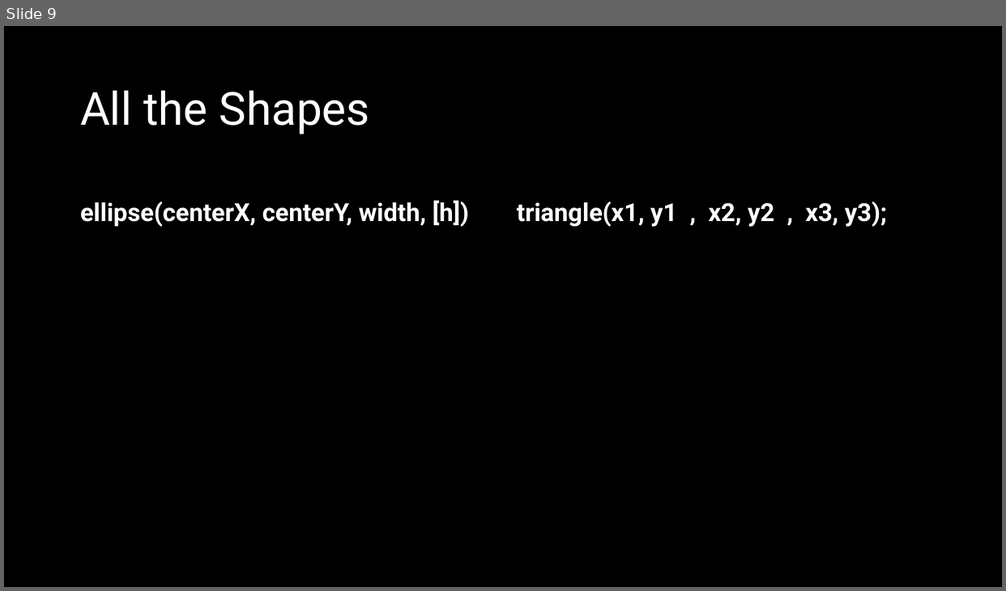
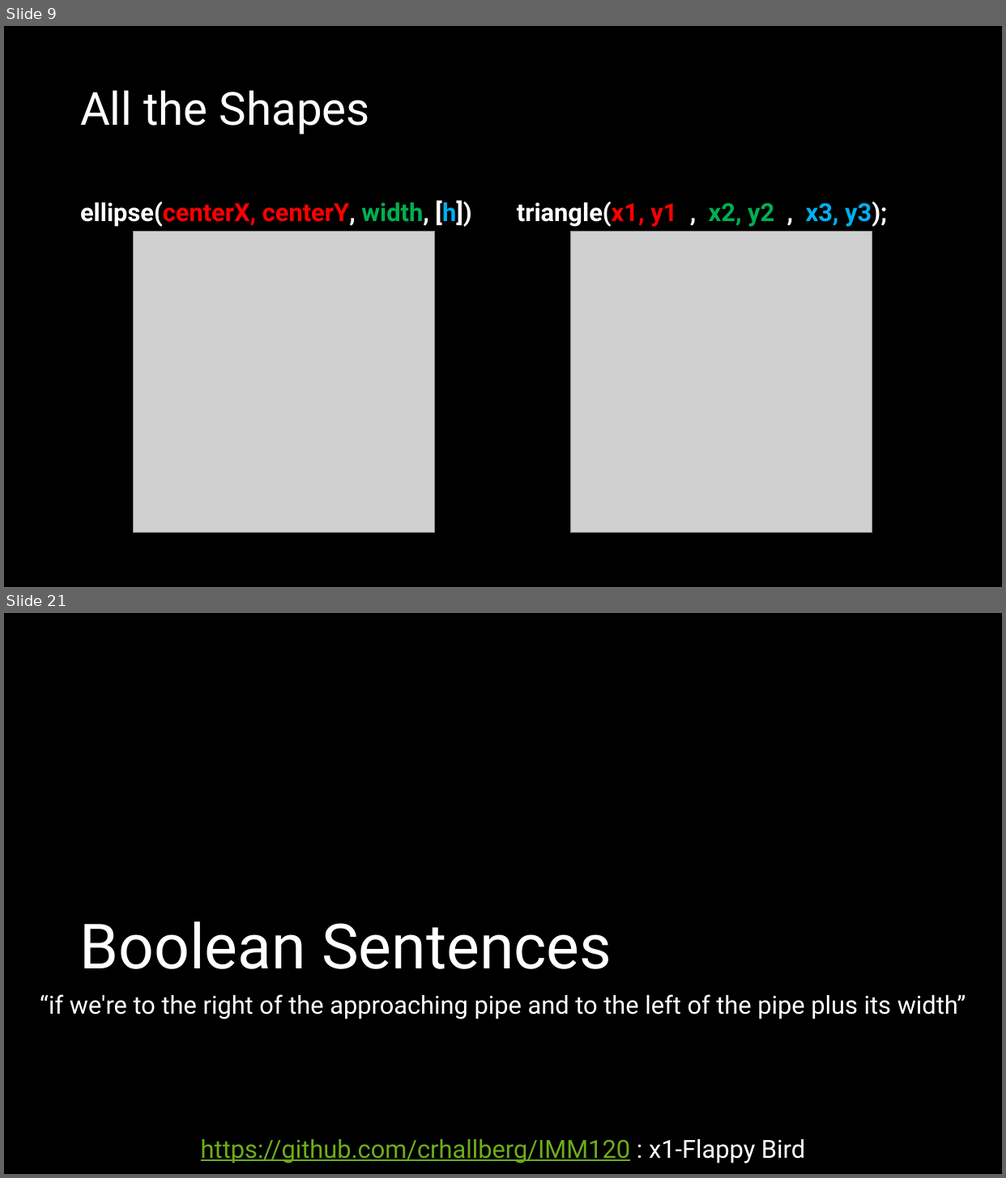
Before and after one commit to crhallberg/IMM120, a slide deck: Presentations/Class 03 - Sept 18.pptx. Shown one above the other, each under a label of ours: slide 9 before the commit, slides 9 and 21 after it; the slides between them are not shown. The pictures are 1006x591 and 1006x1178 pixels, drawn with LibreOffice and Linux fonts; fonts in the diff are those of the drawing; grey boxes stand for pictures. Boxes give left, top, right and bottom in pixels: in the first picture for what was removed or moved away, otherwise in the second. Text is boxed around its words. In the diff, an @@ line names an element or a change of style, - is before the commit and + after.

```diff
--- a/Presentations/Class 03 - Sept 18.pptx
+++ b/Presentations/Class 03 - Sept 18.pptx
@@ slide 21 added at <box>4,613,1002,1174</box>, background #000000 @@
@@ title added at <box>79,922,612,969</box>, 60 pt, text #FFFFFF @@
+Boolean Sentences
@@ text added at <box>40,995,965,1020</box>, 24 pt, text #FFFFFF @@
+“if we're to the right of the approaching pipe and to the left of the pipe plus its width”
@@ text added at <box>201,1139,805,1164</box>, 24 pt, text #6EAC1C, underline @@
+https://github.com/crhallberg/IMM120 : x1-Flappy Bird
@@ slide 9 changed as well @@
@@ text "ellipse(centerX, centerY, width, [h])" at <box>80,200,471,227</box>: text colour #FFFFFF to #FF0000 in "ellipse(centerX, centerY,"; text colour #FFFFFF to #00B050 in "width,"; text colour #FFFFFF to #00B0F0 in "[h])" @@
@@ text "triangle(x1, y1 , x2, y2 ..." at <box>517,202,887,227</box>: text colour #FFFFFF to #FF0000 in "triangle(x1, y1"; text colour #FFFFFF to #00B050 in "x2, y2"; text colour #FFFFFF to #00B0F0 in "x3, y3);" @@
@@ picture added at <box>133,231,434,533</box> @@
@@ picture added at <box>571,231,872,533</box> @@
```
Also in this commit, not shown: 1 other slide changed, 14 other slides added, 1 other file.
